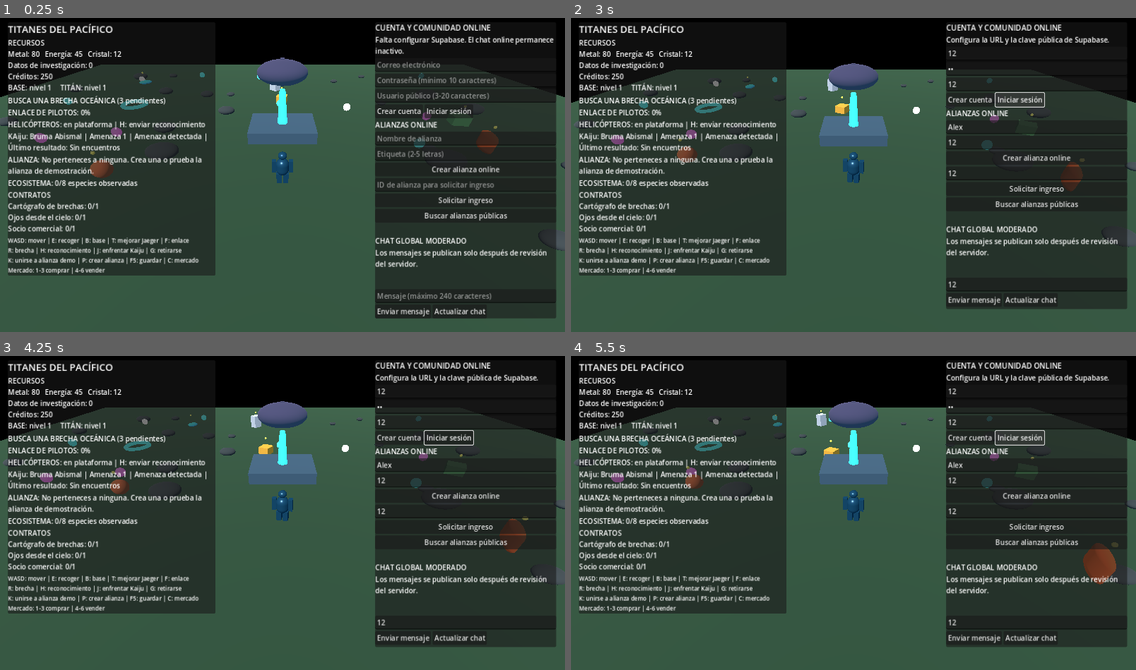
Above: before the commit, frames 1-4 (two rows, left to right).
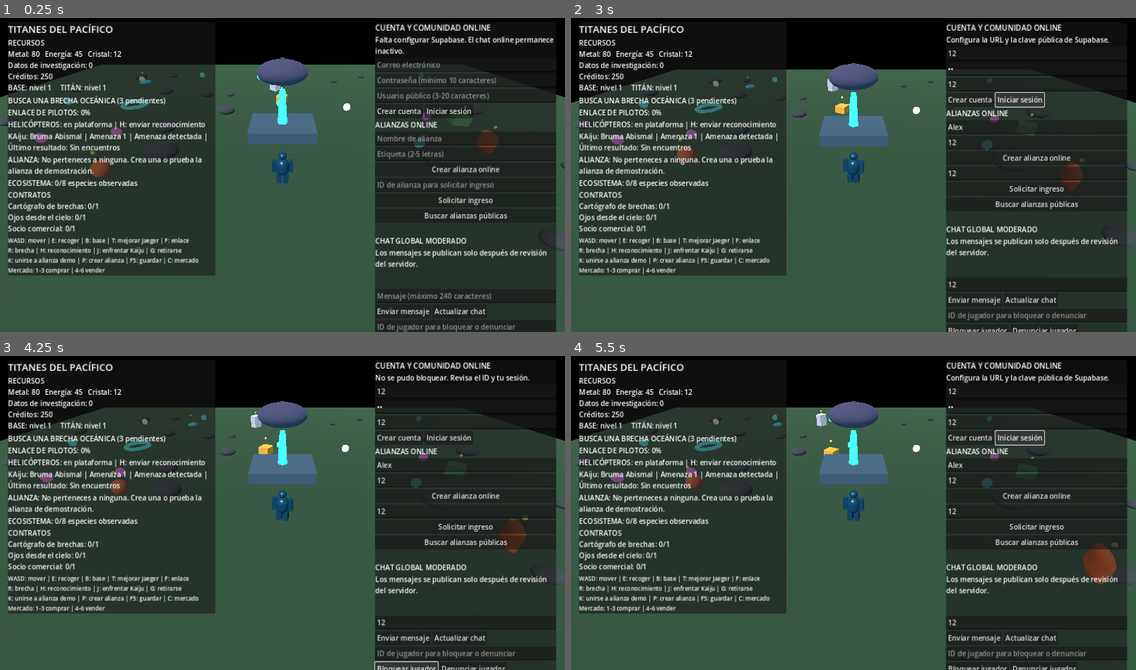
Above: after the commit, the same moments.

Repository: edwjacpinros2012-dev/Titanes-del-Pac-fico-
Game: Godot game, scene res://scenes/main.tscn
Two runs of this game, one before a commit and one after it. Both use one fixed random seed, a clock stepped at 60 frames per second and the inputs below.
Inputs (mouse positions are in pixels of both pictures, inside the frame that each line leads up to):
- Up to frame 1 (0.25 s): no input
- Up to frame 2 (3 s): click (1034, 65) at 0.52 s; type "12" at 0.6 s; click (1034, 80) at 0.75 s; type "12" at 0.83 s; click (1034, 96) at 0.98 s; type "12" at 1.07 s; click (1034, 137) at 1.27 s; type "Alex" at 1.35 s; click (1034, 153) at 1.5 s; type "12" at 1.58 s; click (1034, 184) at 1.73 s; type "12" at 1.82 s; click (1034, 297) at 2.02 s; type "12" at 2.1 s; click "Iniciar sesión" at 2.75 s
- Up to frame 3 (4.25 s): click (406, 669) at 3.5 s, where only the run after the commit has a clickable "Bloquear jugador"
- Up to frame 4 (5.5 s): click (1045, 669) at 4.25 s, where only the run after the commit has a clickable "Denunciar jugador"; click "Iniciar sesión" at 5 s

The runs differ from the first frame. In frame 1, 1.3% of the frame differs, in the area x 66-99%, y 95-100%; in frame 2, 2.3%; in frame 3, 2.7%, in the area x 66-99%, y 5-100%; in frame 4, 2.3%.

Commit message:
Add player block and report controls to community panel

Diff:
--- a/scripts/main.gd
+++ b/scripts/main.gd
@@ -31,6 +31,7 @@
 var online_alliance_tag: LineEdit
 var online_alliance_id: LineEdit
 var online_alliance_log: Label
+var online_safety_user_id: LineEdit
 var contracts_label: Label
 var helicopter_label: Label
 var creature_label: Label
@@ -668,6 +669,19 @@
 	send.text = "Enviar mensaje"
 	send.pressed.connect(_on_online_chat_send)
 	chat_row.add_child(send)
+	online_safety_user_id = LineEdit.new()
+	online_safety_user_id.placeholder_text = "ID de jugador para bloquear o denunciar"
+	column.add_child(online_safety_user_id)
+	var safety_row := HBoxContainer.new()
+	column.add_child(safety_row)
+	var block_button := Button.new()
+	block_button.text = "Bloquear jugador"
+	block_button.pressed.connect(_on_online_block_player)
+	safety_row.add_child(block_button)
+	var report_button := Button.new()
+	report_button.text = "Denunciar jugador"
+	report_button.pressed.connect(_on_online_report_player)
+	safety_row.add_child(report_button)
 	var refresh := Button.new()
 	refresh.text = "Actualizar chat"
 	refresh.pressed.connect(_on_online_chat_refresh)
@@ -743,3 +757,11 @@
 	for alliance in alliances:
 		lines.append("[%s] %s — %s" % [str(alliance.get("tag","")),str(alliance.get("name","")),str(alliance.get("id",""))])
 	online_alliance_log.text = "\n".join(lines) if not lines.is_empty() else "No se encontraron alianzas o falta iniciar sesión."
+
+func _on_online_block_player() -> void:
+	var ok: bool = await community_client.block_player(online_safety_user_id.text.strip_edges())
+	online_status_label.text = "Jugador bloqueado; sus mensajes se ocultarán." if ok else "No se pudo bloquear. Revisa el ID y tu sesión."
+
+func _on_online_report_player() -> void:
+	var ok: bool = await community_client.report_player(online_safety_user_id.text.strip_edges(), "other", "Reporte enviado desde el juego.")
+	online_status_label.text = "Denuncia enviada para revisión." if ok else "No se pudo enviar la denuncia. Revisa el ID y tu sesión."
